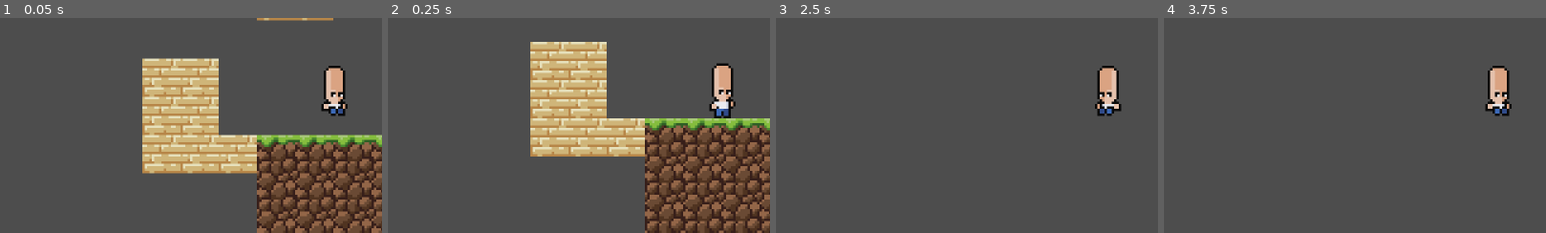
Above: before the commit, frames 1-4 (left to right).
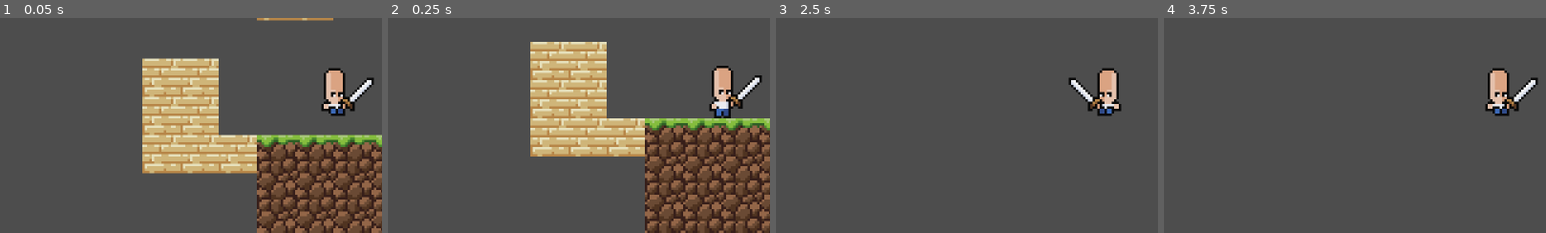
Above: after the commit, the same moments.

Repository: michasng/kaes
Game: Godot game, scene res://scenes/game.tscn
Same seed, same stepped clock (60 frames per second), same inputs: the game is played once before the commit and once after it.
Inputs:
- Up to frame 1 (0.05 s): no input
- Up to frame 2 (0.25 s): no input
- Up to frame 3 (2.5 s): tap Enter at 0.5 s; hold Space (jump) 0.53-1.28 s; hold D (right) 0.53-2.03 s; tap Space (jump) at 1.35, 1.52, 1.82 s; hold A (left) from 2.03 s (still down); hold Space (jump) from 2.03 s (still down)
- Up to frame 4 (3.75 s): release A (left) at 2.78 s; release Space (jump) at 2.78 s; hold D (right) from 2.78 s (still down); tap Space (jump) at 2.85, 3.02, 3.32, 3.5 s; hold Space (jump) from 3.53 s (still down)
The pictures show only the part of the screen within x 6-56%, y 31-81%; the shares and areas given below are measured in that part.

The runs differ from the first frame. In frame 1, 0.6% of the frame differs, in the area x 84-98%, y 22-46%; in frame 2, 0.6%; in frame 3, 0.6%; in frame 4, 0.6%.

Commit message:
Add holding items

Diff:
--- /dev/null
+++ b/scenes/items/sword.tscn
@@ -0,0 +1,9 @@
+[gd_scene load_steps=2 format=3 uid="uid://dncqe48opxhn2"]
+
+[ext_resource type="Texture2D" uid="uid://b8wqhl8cg0bu4" path="res://textures/items/sword.png" id="1_76q7b"]
+
+[node name="Sword" type="Node2D"]
+
+[node name="Sprite2D" type="Sprite2D" parent="."]
+position = Vector2(5, -5)
+texture = ExtResource("1_76q7b")
--- a/scenes/player/player.tscn
+++ b/scenes/player/player.tscn
@@ -9,6 +9,7 @@
 [ext_resource type="Script" uid="uid://mbt8kxhtg5bx" path="res://scenes/common/character_movement/jump_movement_state.gd" id="5_0owmy"]
 [ext_resource type="Script" uid="uid://d4hml4ekg31ch" path="res://scenes/common/character_movement/walk_movement_state.gd" id="6_qek5x"]
 [ext_resource type="Script" uid="uid://hsmootkffcg" path="res://scenes/common/character_movement/fall_movement_state.gd" id="7_5gtgg"]
+[ext_resource type="PackedScene" uid="uid://dncqe48opxhn2" path="res://scenes/items/sword.tscn" id="10_h17s1"]
 
 [sub_resource type="AtlasTexture" id="AtlasTexture_qek5x"]
 atlas = ExtResource("1_3vyb7")
@@ -94,10 +95,18 @@
 animation = &"walk"
 script = ExtResource("2_qek5x")
 
-[node name="HatSprite2D" type="Sprite2D" parent="AnimatedSprite2D"]
+[node name="OnHead" type="Node2D" parent="AnimatedSprite2D"]
+
+[node name="HatSprite2D" type="Sprite2D" parent="AnimatedSprite2D/OnHead"]
 position = Vector2(0, -7)
 texture = ExtResource("4_5gtgg")
 offset = Vector2(0, 1)
+
+[node name="InHand" type="Node2D" parent="AnimatedSprite2D"]
+show_behind_parent = true
+
+[node name="Sword" parent="AnimatedSprite2D/InHand" instance=ExtResource("10_h17s1")]
+position = Vector2(4, 3)
 
 [node name="CollisionShape2D" type="CollisionShape2D" parent="."]
 shape = SubResource("CapsuleShape2D_gmlin")
@@ -125,6 +134,6 @@
 script = ExtResource("7_5gtgg")
 metadata/_custom_type_script = "uid://hsmootkffcg"
 
-[connection signal="animation_changed" from="AnimatedSprite2D" to="AnimatedSprite2D" method="update_hat_position"]
-[connection signal="frame_changed" from="AnimatedSprite2D" to="AnimatedSprite2D" method="update_hat_position"]
+[connection signal="animation_changed" from="AnimatedSprite2D" to="AnimatedSprite2D" method="update_offsets"]
+[connection signal="frame_changed" from="AnimatedSprite2D" to="AnimatedSprite2D" method="update_offsets"]
 [connection signal="state_changed" from="MovementStateMachine" to="AnimatedSprite2D" method="_on_movement_state_changed"]
--- a/scenes/player/player_sprite.gd
+++ b/scenes/player/player_sprite.gd
@@ -1,7 +1,9 @@
 class_name PlayerSprite extends AnimatedSprite2D
 
 var character: CharacterBody2D
-@onready var hat_sprite: Sprite2D = $HatSprite2D
+
+@onready var on_head: Node2D = $OnHead
+@onready var in_hand: Node2D = $InHand
 
 const _ANIMATION_BY_STATE_NAME: Dictionary = {
 	"IdleMovementState": "idle",
@@ -17,13 +19,16 @@
 
 func _process(_delta: float) -> void:
 	if character.velocity.x != 0:
-		flip_h = character.velocity.x < 0
-		hat_sprite.flip_h = flip_h
+		# inverting scale.x flips dependent sprites too (as opposed to setting flip_h)
+		scale = Vector2(sign(character.velocity.x), 1)
 
 func _on_movement_state_changed(_previous_state: State, current_state: State) -> void:
 	play(_ANIMATION_BY_STATE_NAME[current_state.name])
 
-func update_hat_position() -> void:
-	# some frames of some animations have a lower head, so the hat must follow
-	var hat_needs_offset = animation == "fall" or (animation == "walk" and frame % 2 == 0)
-	hat_sprite.offset = Vector2(0, 1 if hat_needs_offset else 0)
+# some frames of some animations have a lower head or hand, so the dependent sprites must follow
+func update_offsets() -> void:
+	var head_offset_needed = animation == "fall" or (animation == "walk" and frame % 2 == 0)
+	on_head.position = Vector2(0, 1 if head_offset_needed else 0)
+
+	var hand_offset_needed = animation == "fall" or animation == "jump" or (animation == "walk" and frame % 2 == 0)
+	in_hand.position = Vector2(0, 1 if hand_offset_needed else 0)
Not shown: 1 places in scenes/player/player.tscn that only renumber resources
Binary file added: textures/items/bow.png
Not shown, added: textures/items/bow.png.import
Binary file added: textures/items/items.aseprite
Binary file added: textures/items/sword.png
Not shown, added: textures/items/sword.png.import
